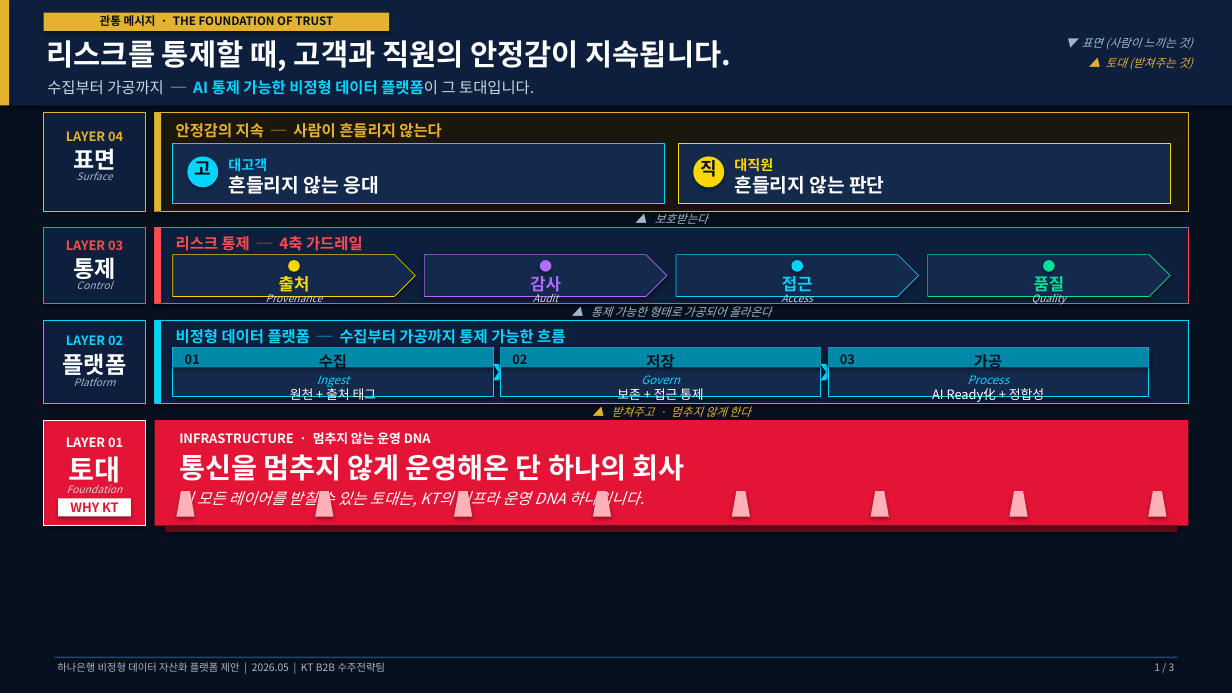
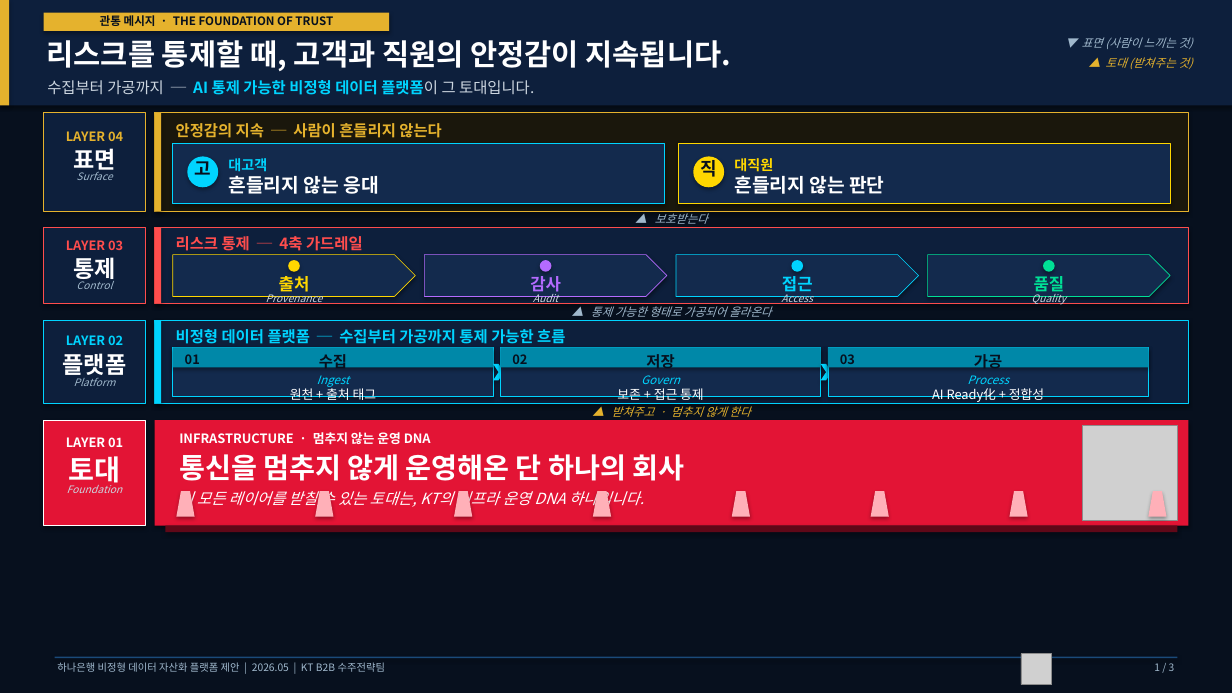
Before and after one commit to onegunlee-art/strategy-pipeline, a slide deck: slide 1 of 하나은행_AI_통제하는금융.pptx. Drawn at 1232x693 pixels with LibreOffice and Linux fonts; fonts in the diff are those of the drawing; grey boxes stand for pictures. Boxes give left, top, right and bottom in pixels: in the first picture for what was removed or moved away, otherwise in the second. Text is boxed around its words. In the diff, an @@ line names an element or a change of style, - is before the commit and + after.

```diff
--- a/하나은행_AI_통제하는금융.pptx
+++ b/하나은행_AI_통제하는금융.pptx
@@ picture added at <box>1083,426,1177,520</box> @@
@@ rectangle removed at <box>58,498,131,517</box> @@
@@ text removed at <box>70,502,118,517</box> @@
-WHY KT
@@ picture added at <box>1021,653,1052,684</box> @@
```
Also in this commit, not shown: 2 other slides changed, 1 other file.
